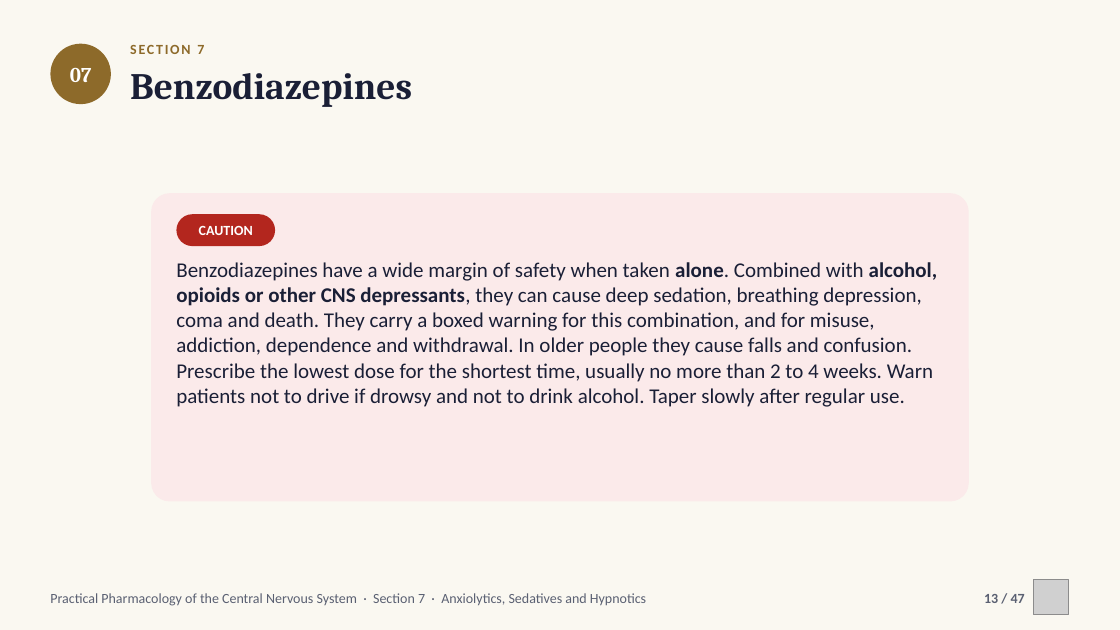
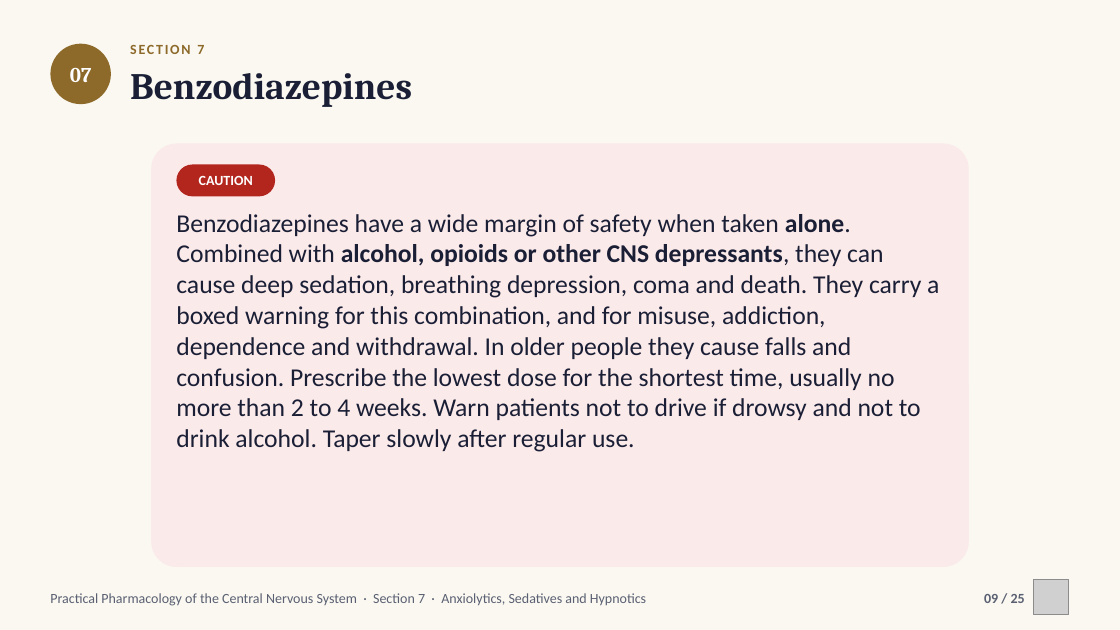
Before and after one commit to drrefaat18-ops/yasser, a slide deck: slide 9 of projects/cns-pharmacology-practical/slides/ch07-anxiolytics-hypnotics.pptx (slide 13 before the commit). Drawn at 1120x630 pixels with LibreOffice and Linux fonts; fonts in the diff are those of the drawing; grey boxes stand for pictures. Boxes give left, top, right and bottom in pixels: in the first picture for what was removed or moved away, otherwise in the second. Text is boxed around its words. In the diff, an @@ line names an element or a change of style, - is before the commit and + after.

```diff
--- a/projects/cns-pharmacology-practical/slides/ch07-anxiolytics-hypnotics.pptx
+++ b/projects/cns-pharmacology-practical/slides/ch07-anxiolytics-hypnotics.pptx
@@ rounded rectangle: place and size @@
-rounded rectangle at box(151, 193, 969, 502)
+rounded rectangle at box(151, 144, 969, 567)
@@ rounded rectangle "CAUTION": place and size @@
-rounded rectangle "CAUTION" at box(176, 214, 276, 246)
+rounded rectangle "CAUTION" at box(176, 165, 276, 197)
@@ text "Benzodiazepines have a wide margin ...": place and size @@
-text "Benzodiazepines have a wide margin ..." at box(176, 262, 938, 407)
+text "Benzodiazepines have a wide margin ..." at box(176, 214, 939, 452)
@@ text "Benzodiazepines have a wide margin ..." at box(176, 214, 939, 452): size 18 to 22 pt @@
@@ text at box(984, 594, 1025, 603): text changed @@
-13 / 47
+09 / 25
```
Also in this commit, not shown: 23 other slides changed, 22 slides removed, 15 other files.
